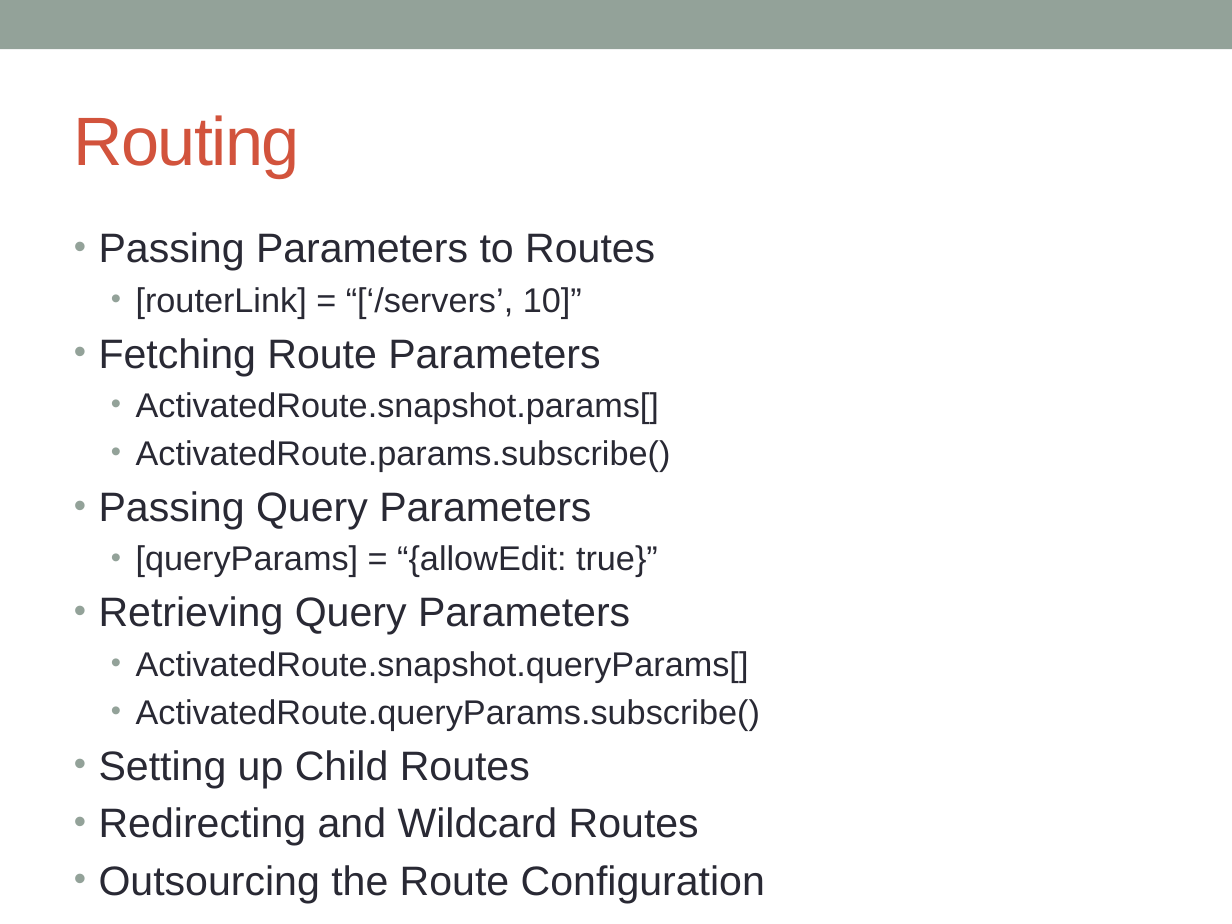
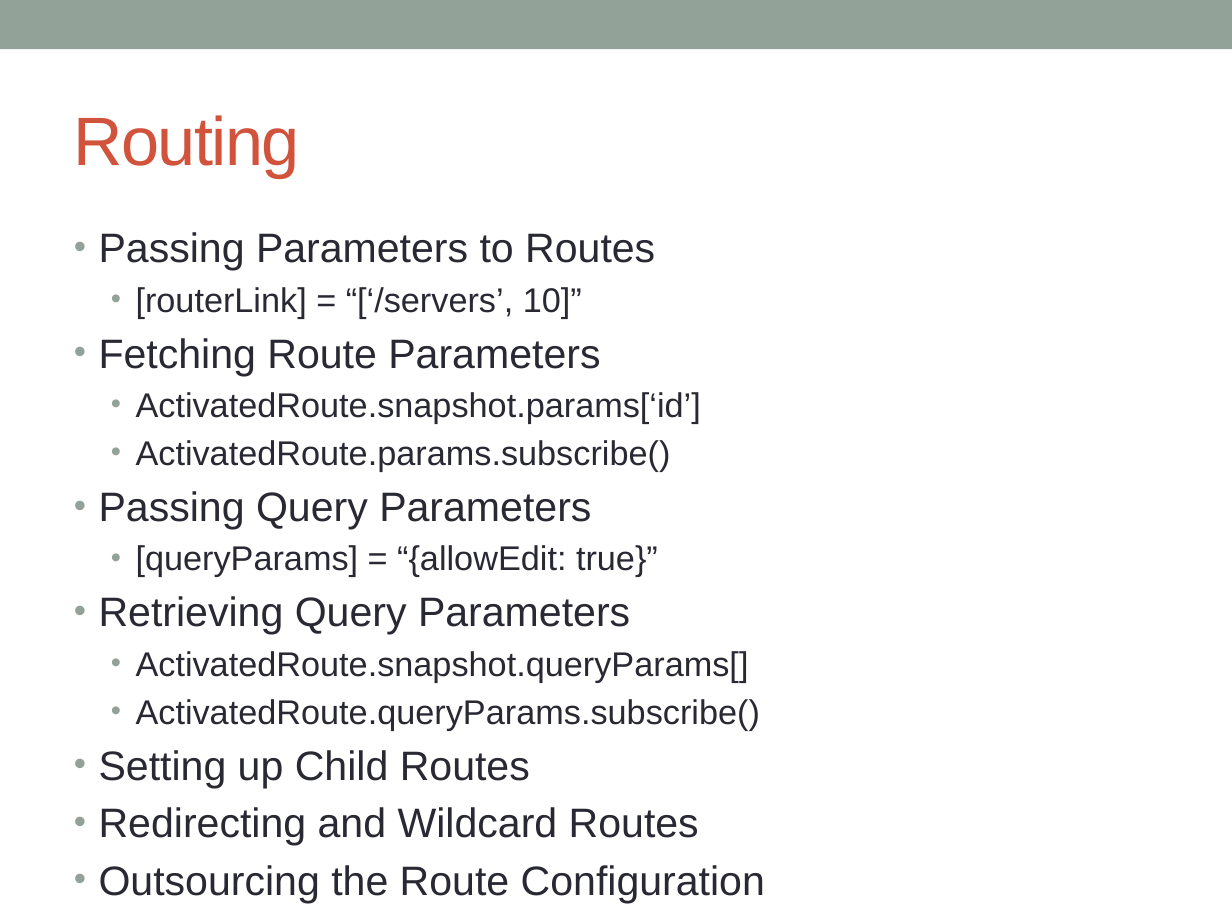
Before and after one commit to naveen-pete/ng-jda-2017-07-05, a slide deck: slide 36 of docs/angular-workshop.pptx (slide 37 before the commit). Drawn at 1232x924 pixels with LibreOffice and Linux fonts; fonts in the diff are those of the drawing. Boxes give left, top, right and bottom in pixels: in the first picture for what was removed or moved away, otherwise in the second. Text is boxed around its words. In the diff, an @@ line names an element or a change of style, - is before the commit and + after.

```diff
--- a/docs/angular-workshop.pptx
+++ b/docs/angular-workshop.pptx
@@ text at [136,392,701,424]: text changed @@
-  • ActivatedRoute.snapshot.params[]
+  • ActivatedRoute.snapshot.params[‘id’]
```
Also in this commit, not shown: 3 other slides changed, 1 slide removed, 2 other files.
